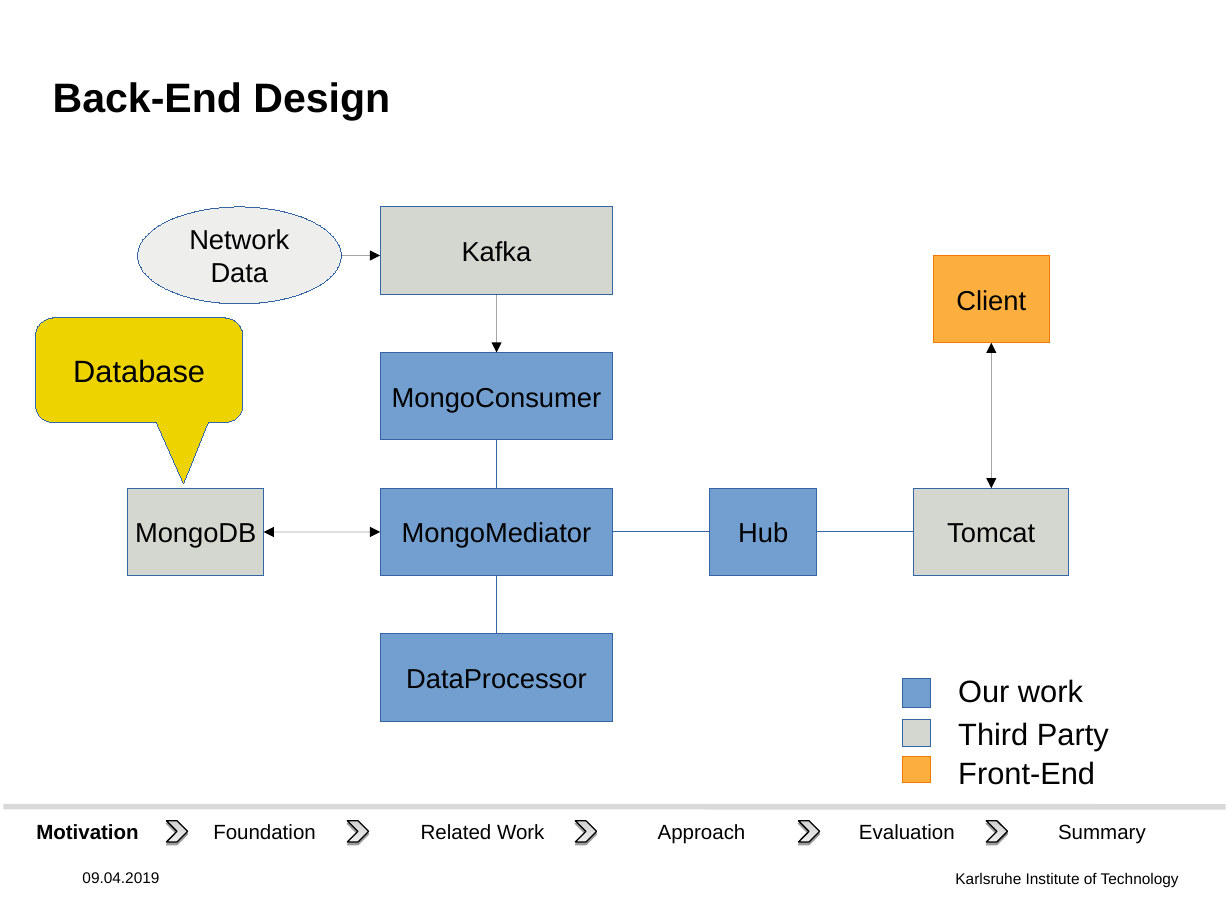
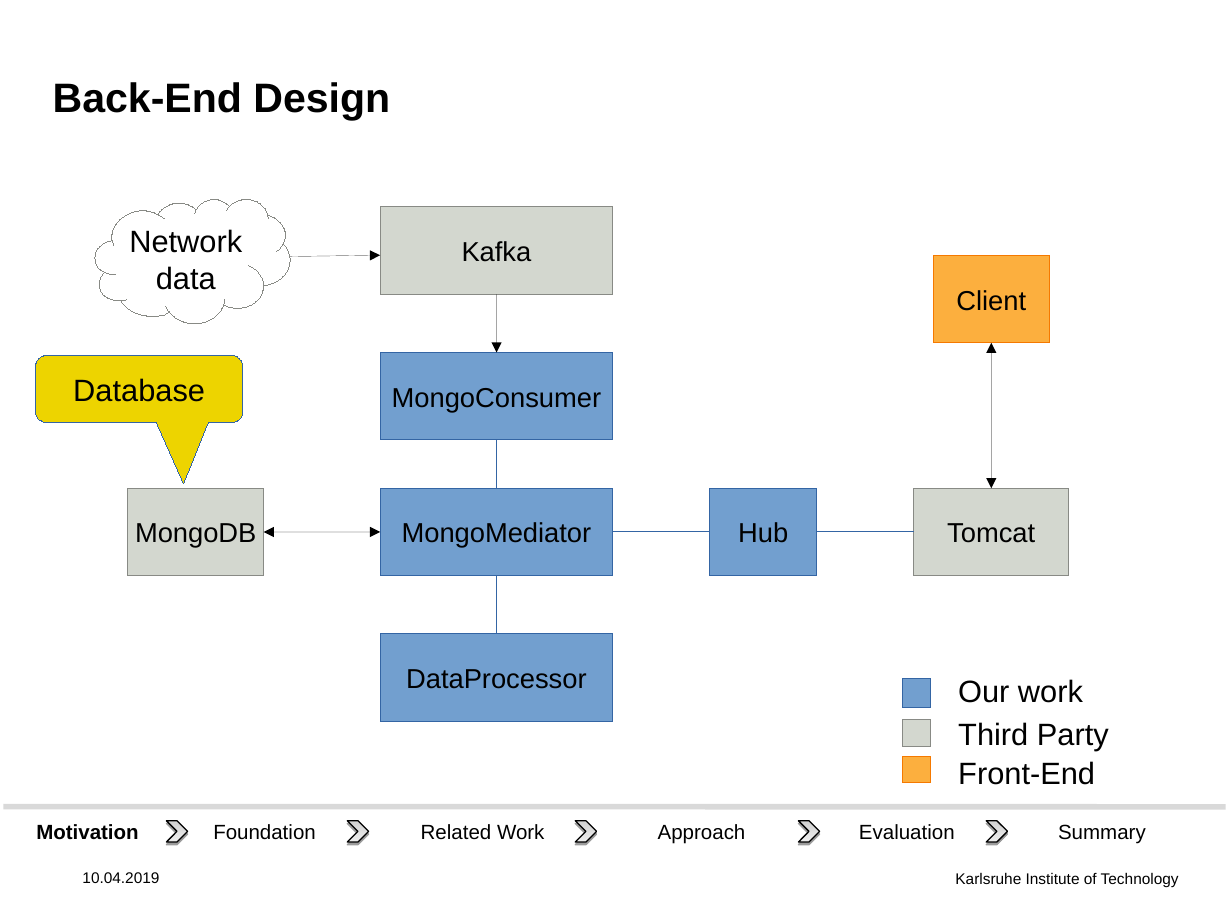
Before and after one commit to DHSTTOS/documents, a slide deck: slide 8 of final_presentation/final-pres3.odp. Drawn at 1232x924 pixels with LibreOffice and Linux fonts; fonts in the diff are those of the drawing; background and template pictures are left out. Boxes give left, top, right and bottom in pixels: in the first picture for what was removed or moved away, otherwise in the second. Text is boxed around its words. In the diff, an @@ line names an element or a change of style, - is before the commit and + after.

```diff
--- a/final_presentation/final-pres3.odp
+++ b/final_presentation/final-pres3.odp
@@ freeform shape added at [95,200,291,324], fill #FFFFFF, outline #888A85 0 pt, 18 pt, text #000000 @@
+Network
+data
@@ ellipse removed at [138,207,341,304] @@
-Network
-Data
@@ arrow moved from (341, 255) - (381, 255) to (291, 256) - (381, 255) @@
@@ rounded speech box "Database": place and size @@
-rounded speech box "Database" at [36,318,243,423]
+rounded speech box "Database" at [36,355,243,421]
@@ rounded speech box "Database" at [36,355,243,421]: proportions changed @@
@@ outline #3465A4 0 pt to #888A85 0 pt in 4 elements at [381,207,614,294], [128,488,264,575], [914,488,1069,575], [902,719,930,747] @@
@@ text at [82,872,159,883]: text changed @@
-09.04.2019
+10.04.2019
```
Also in this commit, not shown: 20 other slides changed, 1 other file.
